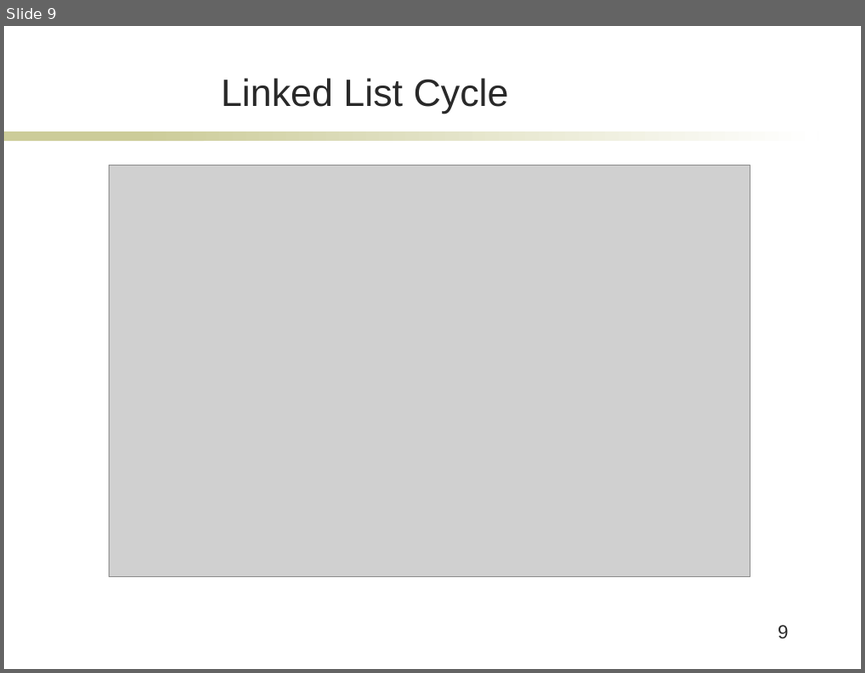
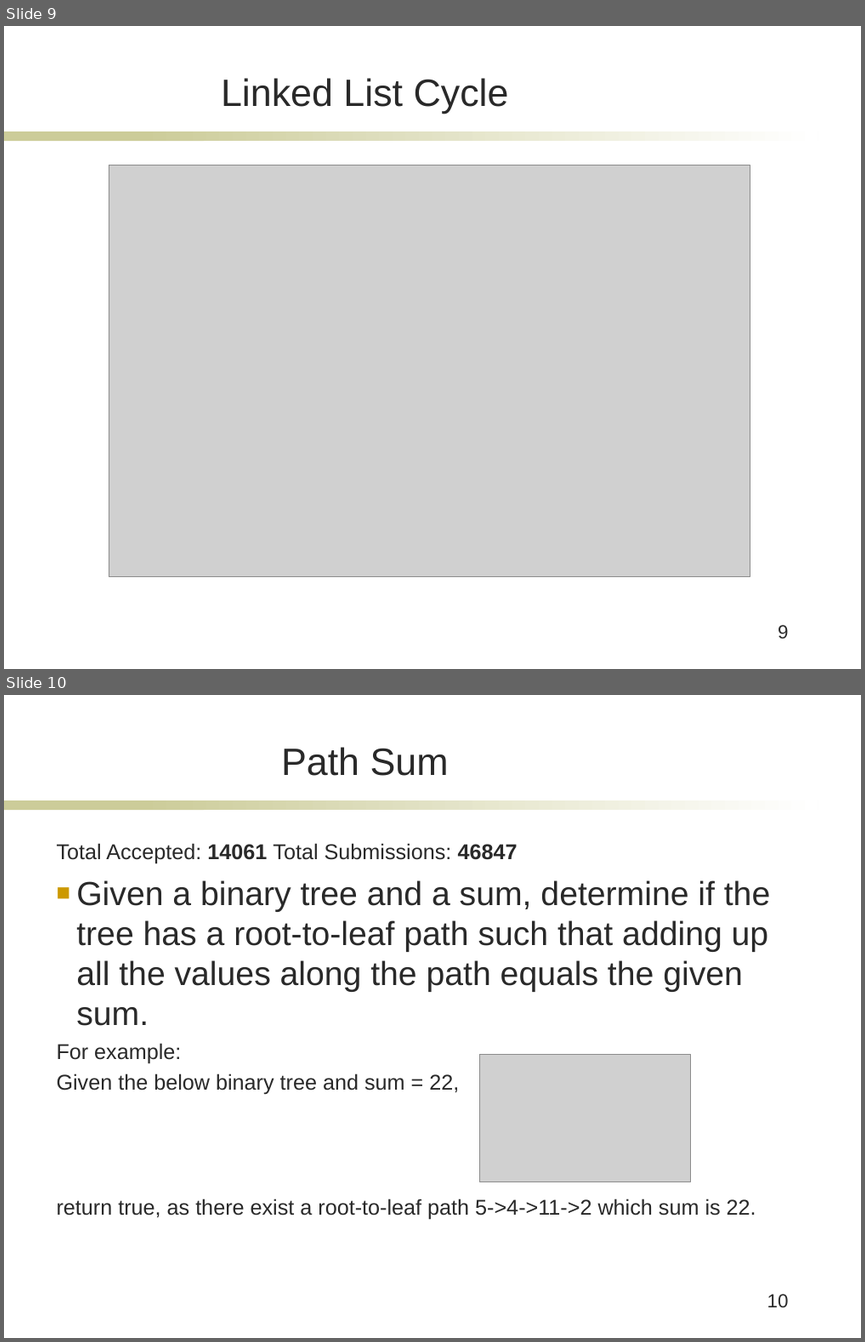
Before and after one commit to caicaicai/cpp, a slide deck: C++.ppt. Shown one above the other, each under a label of ours: slide 9 before the commit, slides 9 and 10 after it. The pictures are 865x673 and 865x1342 pixels, drawn with LibreOffice and Linux fonts; fonts in the diff are those of the drawing; grey boxes stand for pictures; background and template pictures are left out. Boxes give left, top, right and bottom in pixels: in the first picture for what was removed or moved away, otherwise in the second. Text is boxed around its words. In the diff, an @@ line names an element or a change of style, - is before the commit and + after.

Commit message:
last version

```diff
--- a/C++.ppt
+++ b/C++.ppt
@@ slide 10 added at box(4, 695, 861, 1338), background #FFFFFF; not listed: 2 template elements that a slide beside it also shows @@
@@ title added at box(281, 747, 449, 776), 32 pt, text #292929 @@
+Path Sum
@@ text added at box(57, 843, 770, 1219), 18 pt, text #292929 @@
+Total Accepted: 14061 Total Submissions: 46847
+■ Given a binary tree and a sum, determine if the tree has a root-to-leaf path such that adding up all the values along the path equals the given sum.
+For example:
+Given the below binary tree and sum = 22,
+return true, as there exist a root-to-leaf path 5->4->11->2 which sum is 22.
@@ picture added at box(479, 1055, 690, 1182) @@
@@ page number added at box(767, 1293, 789, 1307), 16 pt, text #292929 @@
+10
```
Also in this commit, not shown: 3 other slides added.
